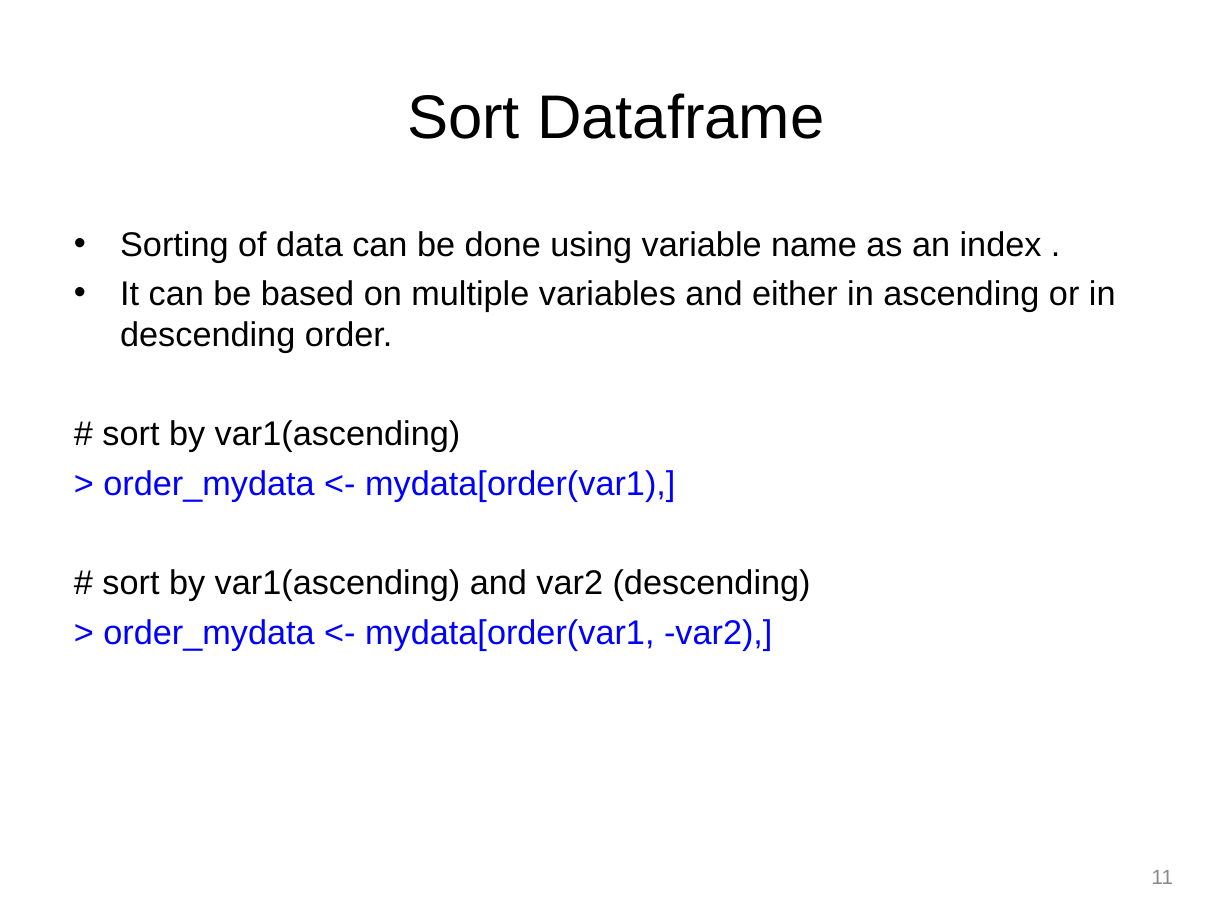
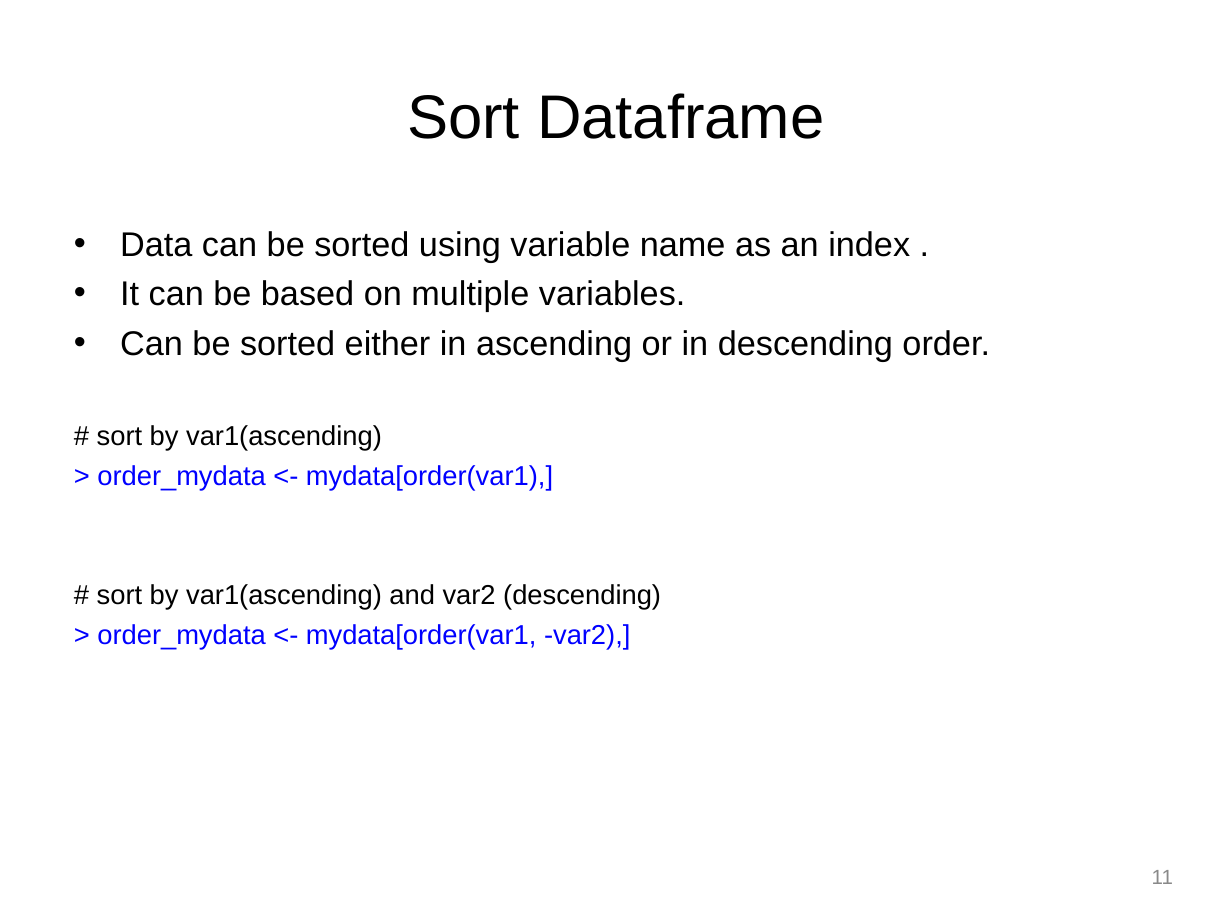
Before and after one commit to perrajuv/Data_Analysis_in_R, a slide deck: slide 11 of R_Tutorial/presentation/R_Tutorial.ppt. Drawn at 1232x924 pixels with LibreOffice and Linux fonts; fonts in the diff are those of the drawing; background and template pictures are left out. Boxes give left, top, right and bottom in pixels: in the first picture for what was removed or moved away, otherwise in the second. Text is boxed around its words. In the diff, an @@ line names an element or a change of style, - is before the commit and + after.

```diff
--- a/R_Tutorial/presentation/R_Tutorial.ppt
+++ b/R_Tutorial/presentation/R_Tutorial.ppt
@@ text at bbox=[120, 231, 990, 361]: text changed @@
-• Sorting of data can be done using variable name as an index .
-• It can be based on multiple variables and either in ascending or in descending order.
+• Data can be sorted using variable name as an index .
+• It can be based on multiple variables.
+• Can be sorted either in ascending or in descending order.
@@ text at bbox=[97, 425, 661, 650]: size 20 to 16 pt in "# sort by var1(ascending)", "> order_mydata <- mydata[order(var1),]", "# sort by var1(ascending) and var2 (descending)", "> order_mydata <- mydata[order(var1, -var2),]"; less space between paragraphs @@
```
Also in this commit, not shown: 8 other slides changed, 20 other files.
